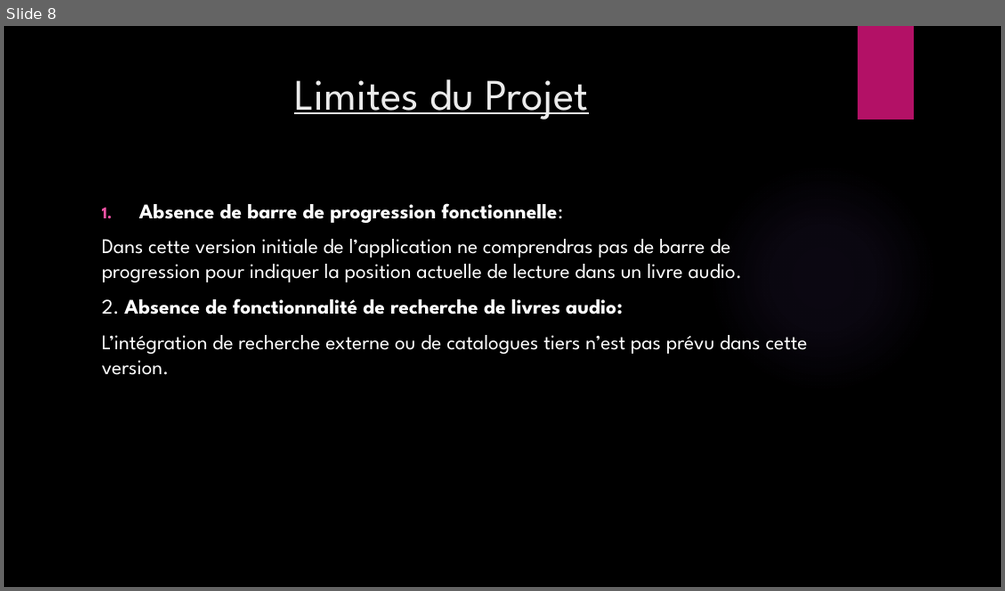
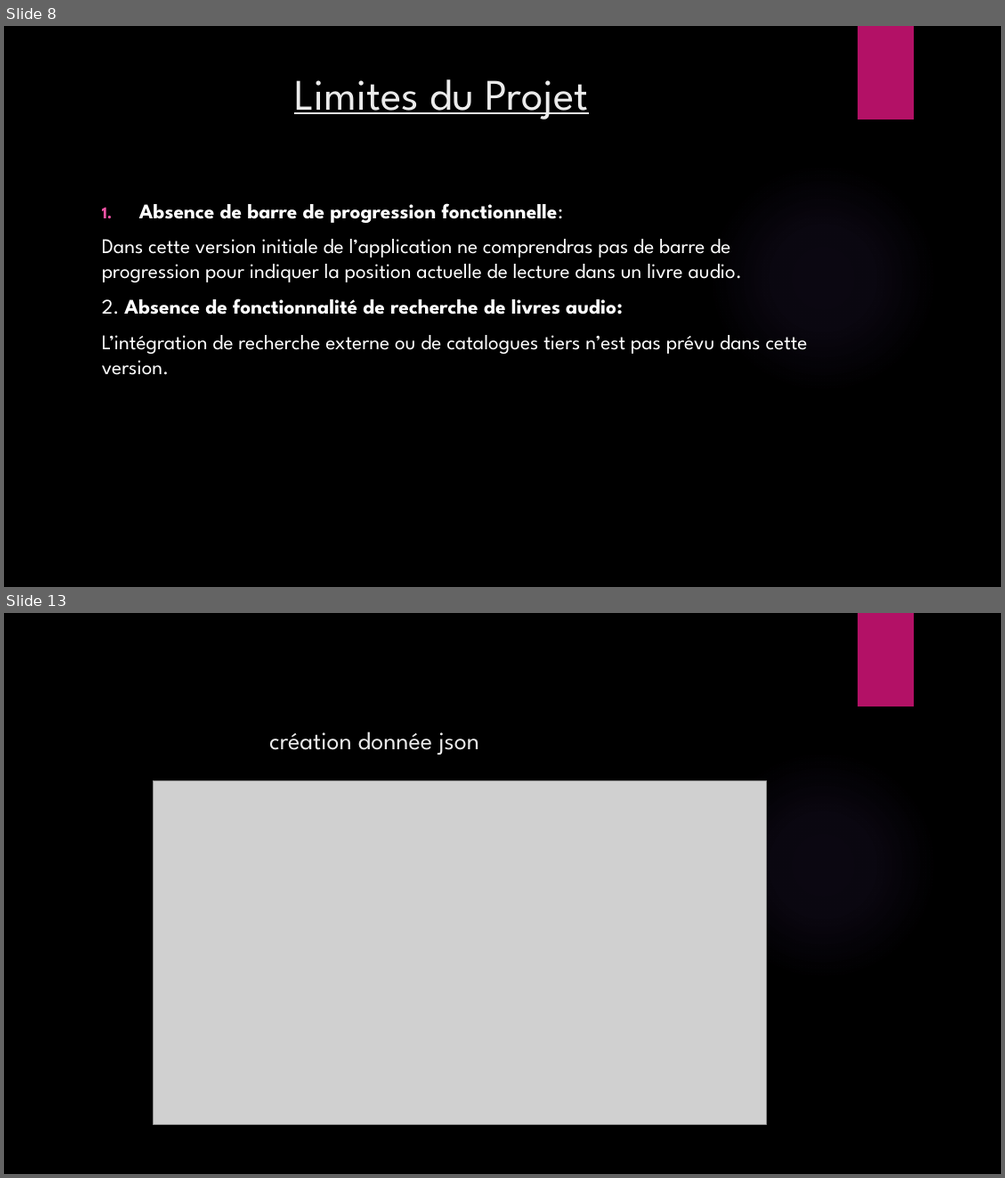
Before and after one commit to MadoNgom/Mobile-App, a slide deck: RAPPORT DU PROJET IONIC.pptx. Shown one above the other, each under a label of ours: slide 8 before the commit, slides 8 and 13 after it; the slides between them are not shown. The pictures are 1005x591 and 1005x1178 pixels, drawn with LibreOffice and Linux fonts; fonts in the diff are those of the drawing; grey boxes stand for pictures; background and template pictures are left out. Boxes give left, top, right and bottom in pixels: in the first picture for what was removed or moved away, otherwise in the second. Text is boxed around its words. In the diff, an @@ line names an element or a change of style, - is before the commit and + after.

```diff
--- a/RAPPORT DU PROJET IONIC.pptx
+++ b/RAPPORT DU PROJET IONIC.pptx
@@ slide 13 added at box(4, 613, 1001, 1174), background picture (left out); not listed: 2 template elements that a slide beside it also shows @@
@@ title added at box(269, 731, 479, 755), 24 pt, text #EBEBEB @@
+création donnée json
@@ picture added at box(154, 780, 768, 1124) @@
```
Also in this commit, not shown: 3 slides changed, 10 other slides added.
